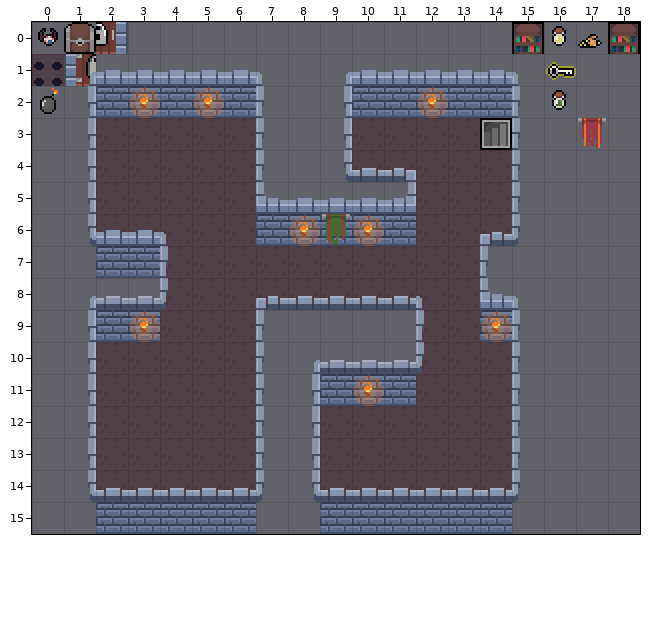
Tiled map (JSON) -- assets/TileMaps/Level_00.json. The picture above was drawn from the file before the commit.
Cells are 16x16 px. Shown: x 0..18, y 0..15.
New version:
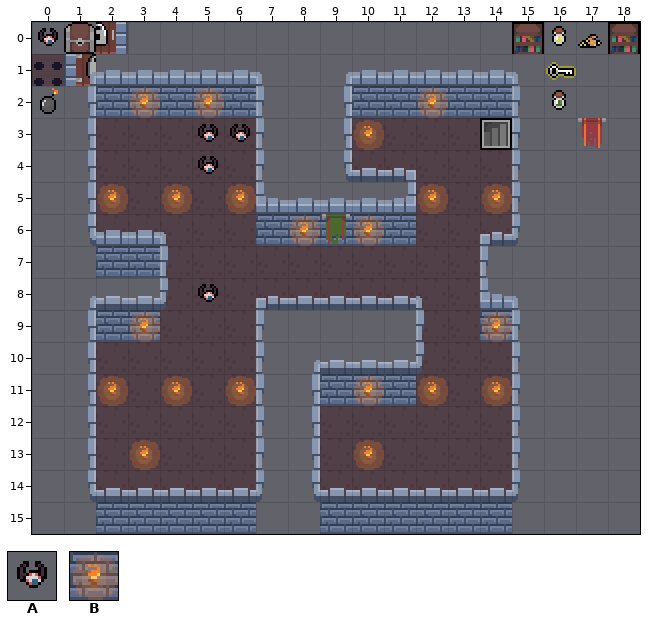
Key: from "full spritesheet": A 0, B 90.
_ is an empty cell.
Tiles of an added or newly shown layer are drawn over the layers below it.
See-through tiles are keyed as they look on the map.
Diff:
Layer "Extras":
y 3: x 10 _ -> B
y 5: x 2 _ -> B; x 4 _ -> B; x 6 _ -> B; x 12 _ -> B; x 14 _ -> B
y 11: x 2 _ -> B; x 4 _ -> B; x 6 _ -> B; x 12 _ -> B; x 14 _ -> B
y 13: x 3 _ -> B; x 10 _ -> B
Layer "Enemies" (added):
y 3: x 5..6 __ -> AA
y 4: x 5 _ -> A
y 8: x 5 _ -> A
